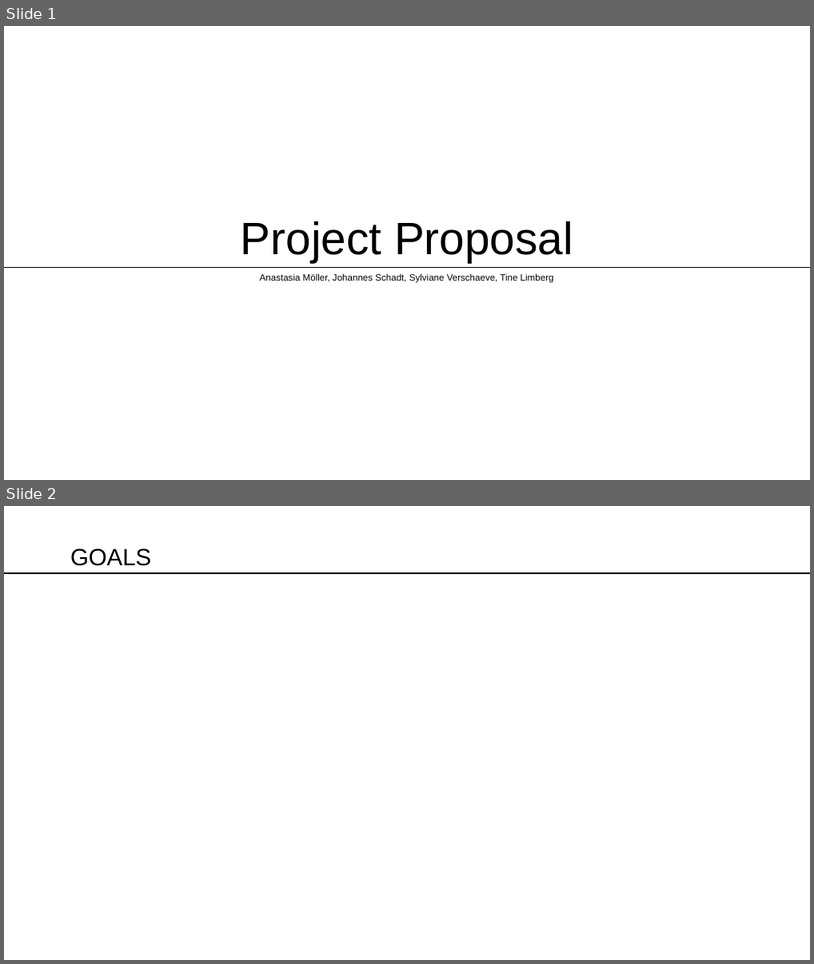
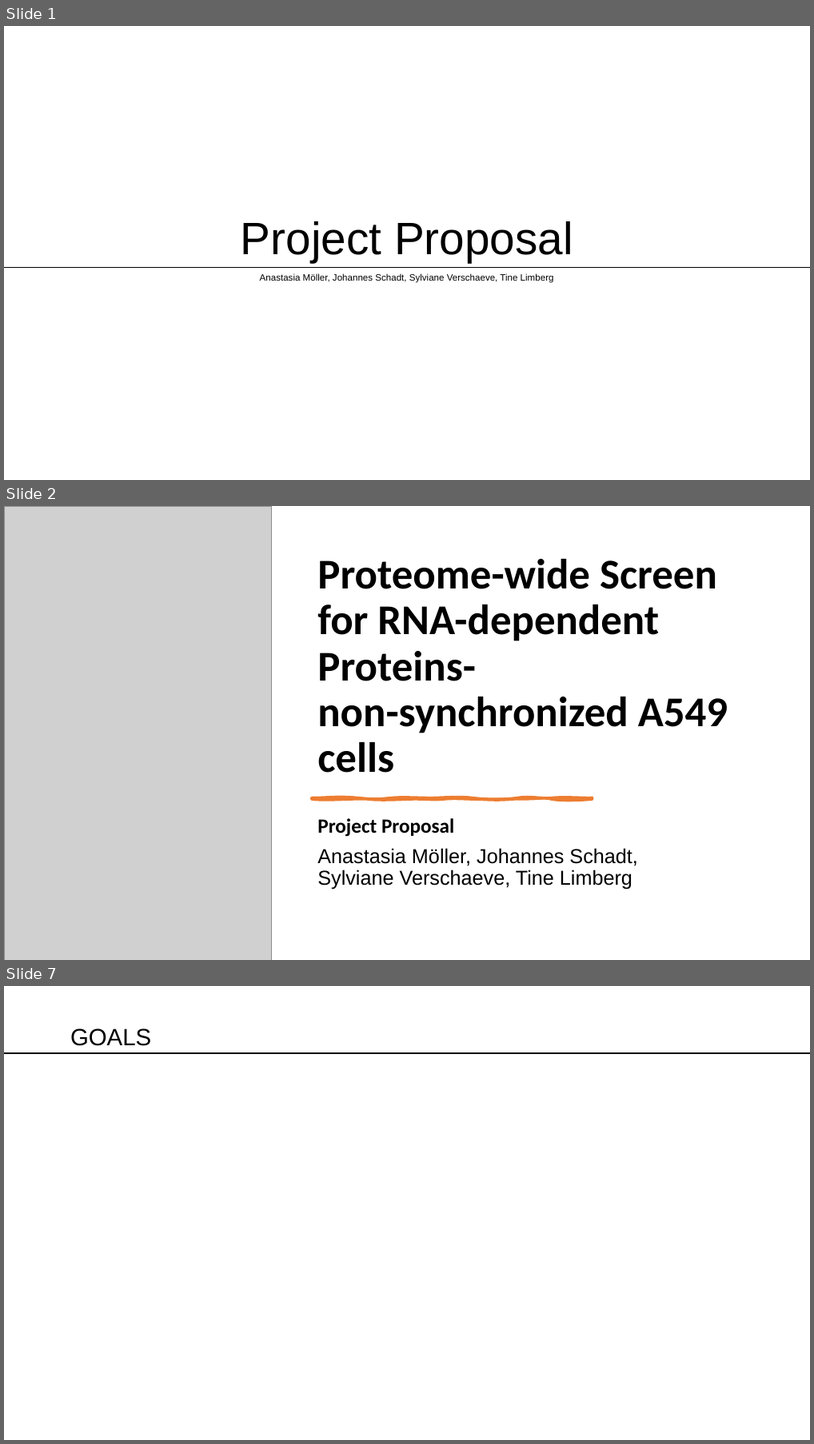
Before and after one commit to datascience-mobi-2023/topic03_team04, a slide deck: Project proposal.pptx. Shown one above the other, each under a label of ours: slides 1 and 2 before the commit, slides 1, 2 and 7 after it; the slides between them are not shown. The pictures are 814x964 and 814x1444 pixels, drawn with LibreOffice and Linux fonts; fonts in the diff are those of the drawing; grey boxes stand for pictures. Boxes give left, top, right and bottom in pixels: in the first picture for what was removed or moved away, otherwise in the second. Text is boxed around its words. In the diff, an @@ line names an element or a change of style, - is before the commit and + after.

Commit message:
Update Project proposal.pptx
Ich habe schon mal einige Einleitungsfolien erstellt. In den nächsten Tagen sollten dann noch 1-2 dazu kommen.
Das Design ist ein bisschen anders als die bisherigen Folien, es sollte aber trotzdem zusammenpassen. Beziehungsweise hatten wir ja sowieso abgesprochen, dass die Timeline Folien vom Design her nochmal überarbeitet werden müssen.

```diff
--- a/Project proposal.pptx
+++ b/Project proposal.pptx
@@ slide 2 added at <box>4,506,810,960</box>, background #FFFFFF @@
@@ picture added at <box>4,506,272,960</box> @@
@@ title added at <box>318,559,728,772</box>, 50.4 pt, text #000000, bold @@
+Proteome-wide Screen for RNA-dependent Proteins-
+non-synchronized A549 cells
@@ freeform shape added at <box>312,797,593,799</box>, fill #ED7D31, outline #ED7D31 3.5 pt @@
@@ subtitle added at <box>318,818,638,889</box>, 24 pt, text #000000 @@
+Project Proposal
+Anastasia Möller, Johannes Schadt, Sylviane Verschaeve, Tine Limberg
@@ what was slide 2 is now slide 7 @@
```
Also in this commit, not shown: 5 other slides added.
